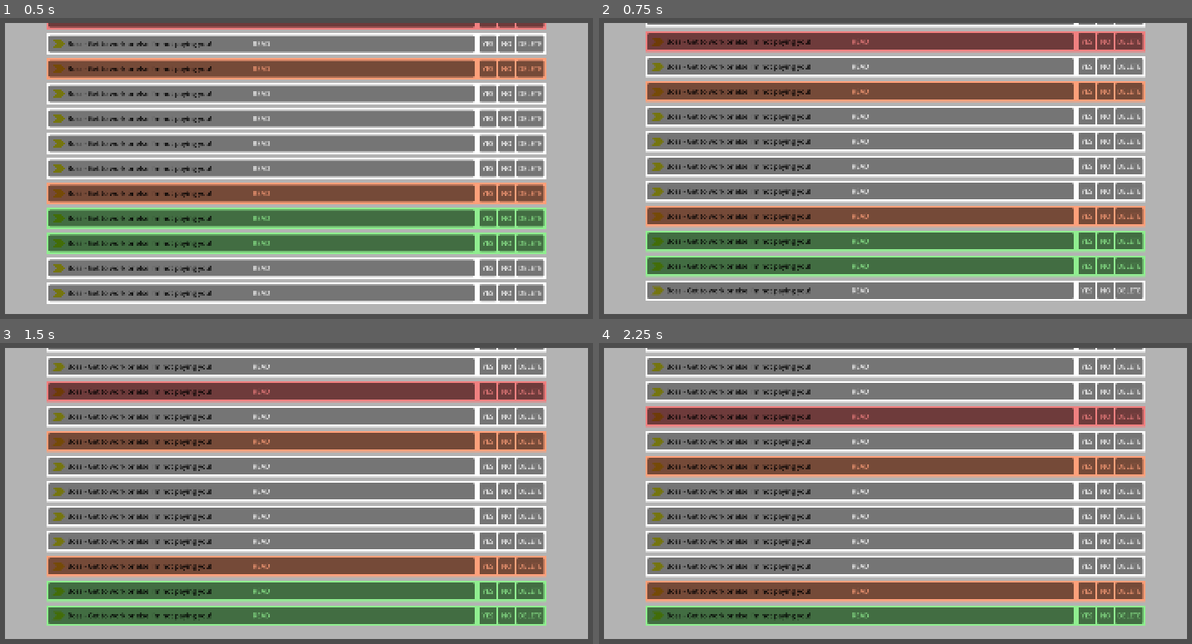
Above: before the commit, frames 1-4 (two rows, left to right).
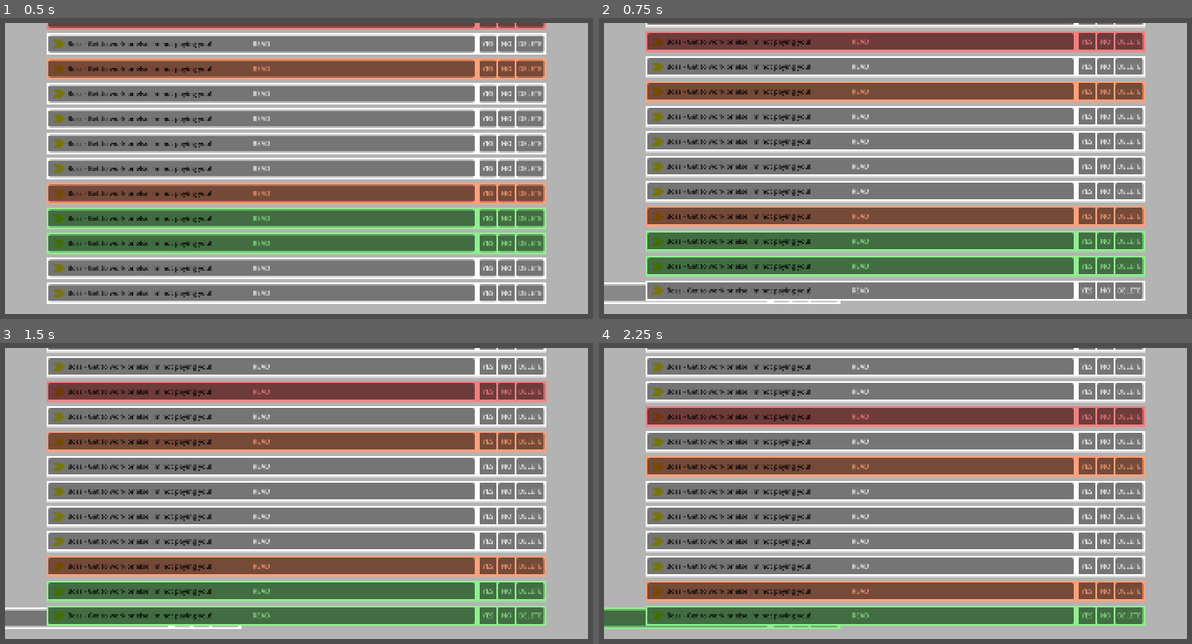
Above: after the commit, the same moments.

Repository: BradBenJoya/GMTK2026
Game: Godot game, scene res://Scenes/main.tscn
Same seed, same stepped clock (60 frames per second), same inputs: the game is played once before the commit and once after it.
Inputs:
- Up to frame 1 (0.5 s): no input
- Up to frame 2 (0.75 s): click "READ" at 0.5 s
- Up to frame 3 (1.5 s): click "YES" at 1.25 s
- Up to frame 4 (2.25 s): click "NO" at 2 s

Frame 1 is identical in both runs. In frame 2, 0.8% of the frame differs, in the area x 0-41%, y 87-96%; in frame 3, 0.6%; in frame 4, 0.9%.

Commit message:
added slide animation to emails
and also marked where i worked on

Diff:
--- a/Scripts/Email/email.gd
+++ b/Scripts/Email/email.gd
@@ -1,3 +1,4 @@
+# start ByDesign
 extends Node2D
 class_name Email
 
@@ -5,6 +6,8 @@
 
 @export_group("Data")
 @export_enum("Normal", "Accept", "Decline", "Spam") var type : String
+
+var deleted : bool = false
 
 func _ready():
 	var random : float = randf_range(1, 100)
@@ -25,16 +28,22 @@
 	pass
 
 func delete_email(success : bool): # delete email after doing little animation
+	deleted = true # let the manager know that it shouldnt account for this email anymore
+	z_index = -1 # get it out of the way to avoid overlap
+
+	var tween = create_tween().tween_property(self, "position", Vector2(-2000.0, position.y), 0.5)
+
 	if success:
 		# add in code animation
 		# add score
-
-		queue_free()
+		pass
 	else:
 		# add in code animation
 		# add penalty
+		pass
 
-		queue_free()
+	await tween.finished
+	queue_free()
 
 
 
@@ -50,3 +59,4 @@
 
 func _on_delete_pressed():
 	delete_email(type == "Spam")
+# end ByDesign
--- a/Scripts/manager.gd
+++ b/Scripts/manager.gd
@@ -1,3 +1,4 @@
+# start ByDesign
 extends Node2D
 
 var email_scene : PackedScene = preload("res://Scenes/email.tscn")
@@ -18,9 +19,10 @@
 func _process(delta):
 	var i : int = 0
 	for email in emails:
-		if not email:
+		if email.deleted:
 			emails.erase(email)
 		else:
 			email.position += (Vector2(0, 350 - (i * 60)) - email.position) / 5 * (60 * delta) # smooth interpolation of emails
 
 		i += 1
+# end ByDesign
